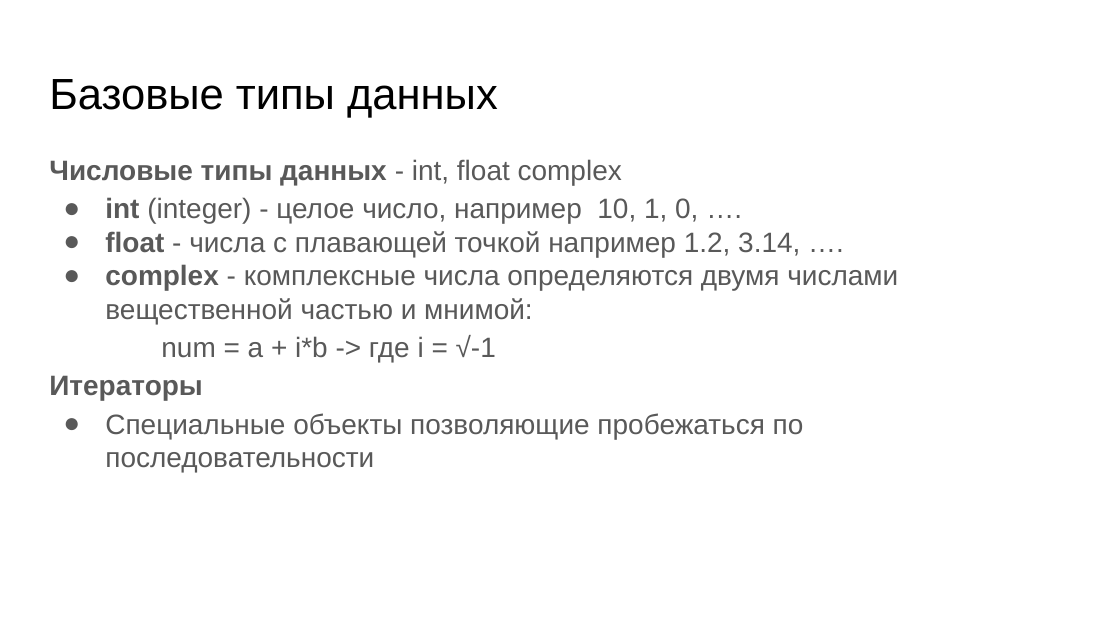
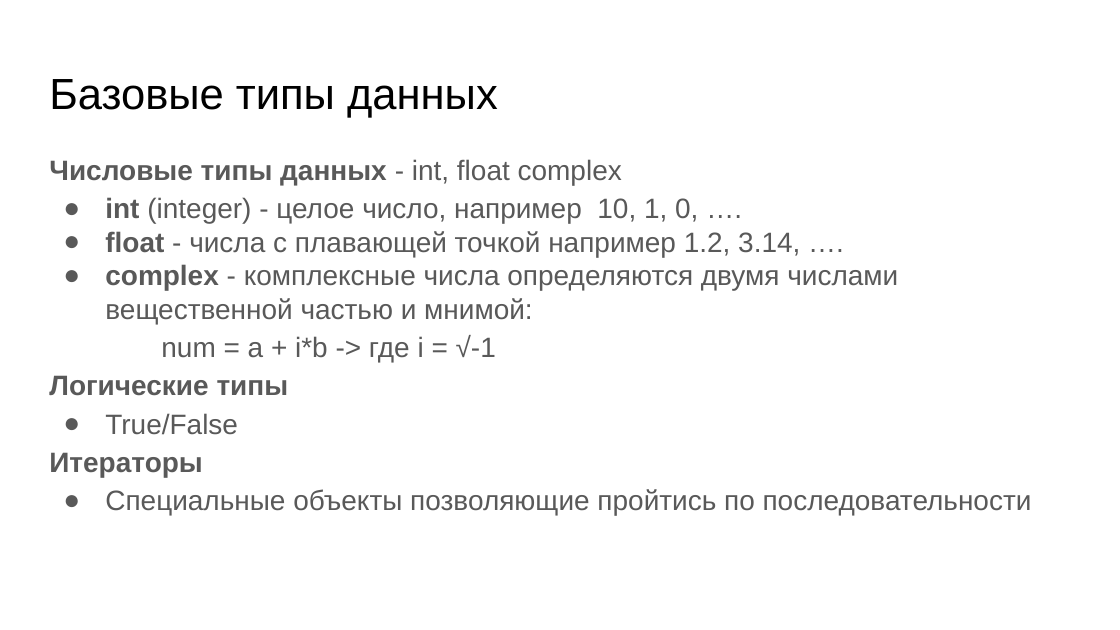
Before and after one commit to skhayrulin/python_course, a slide deck: slide 21 of lecture/Lecture2.pptx (slide 8 before the commit). Drawn at 1120x630 pixels with LibreOffice and Linux fonts; fonts in the diff are those of the drawing. Boxes give left, top, right and bottom in pixels: in the first picture for what was removed or moved away, otherwise in the second. Text is boxed around its words. In the diff, an @@ line names an element or a change of style, - is before the commit and + after.

```diff
--- a/lecture/Lecture2.pptx
+++ b/lecture/Lecture2.pptx
@@ text at [49,375,289,435]: paragraphs added @@
+Логические типы
+● True/False
@@ text at [105,489,1032,515]: text changed @@
-● Специальные объекты позволяющие пробежаться по последовательности
+● Специальные объекты позволяющие пройтись по последовательности
```
Also in this commit, not shown: 9 other slides changed, 50 slides added, 2 slides removed, 1 other file.
